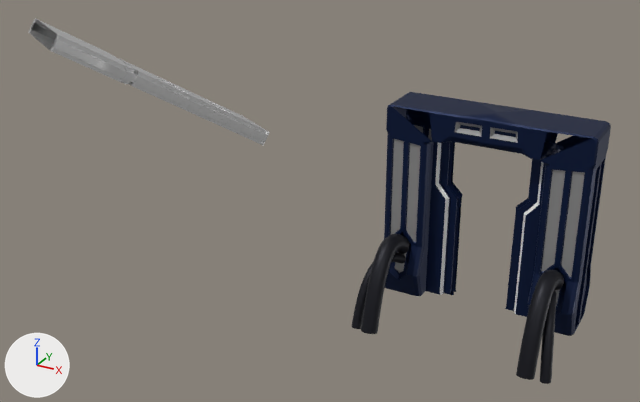
An edit to the FBX model Assets/Models/Rooms/sliding_door.fbx, drawn before and after from the same camera.
Both versions are drawn from a 50 mm camera at (4.18, -13.59, 8.05) aimed at (-1.55, -3.17, 2.84). The lights are fixed; the arrows at lower left show +X, +Y and +Z. Where no turn or scale is listed for an object, it has been applied to the vertices. Vertices at the same position are counted once.
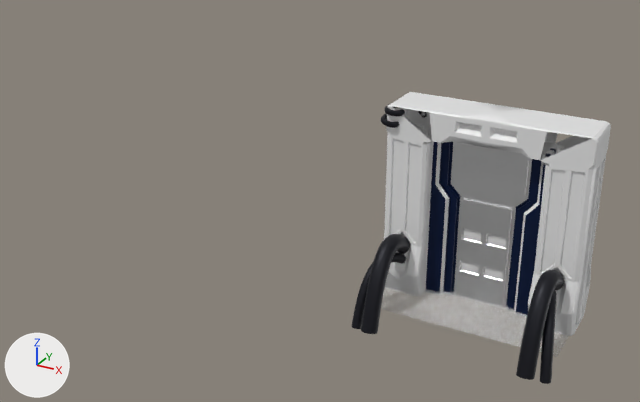
Where the change shows, as pixel boxes [x1, y1, x2, y2] in the pictures (640 x 402 px):
```json
{"object": "Plane.002", "change": "moved, turned", "before": [119, 58, 270, 145], "after": [451, 142, 532, 309]}
{"object": "Plane.003", "change": "added", "after": [381, 287, 568, 357]}
{"object": "Plane.001", "change": "deleted", "before": [29, 18, 137, 84]}
{"object": "NurbsPath.005", "change": "added", "after": [381, 111, 427, 128]}
{"object": "NurbsPath.004", "change": "added", "after": [384, 103, 405, 116]}
{"part": 1, "of": "me_cube_001", "change": "recoloured", "before": [384, 92, 611, 336], "after": [384, 92, 611, 336], "on screen": "blue to grey"}
{"part": 2, "of": "me_cube_001", "change": "recoloured", "before": [390, 122, 585, 306], "after": [390, 122, 585, 306]}
```

Scene script edits in JSON lines:
```json
{"op": "add", "block": "mat_material_011", "code": ["mat_material_011 = principled_material('Material.011')", "mat_material_011.base_color = (0.8, 0.8, 0.8)  # white #e7e7e7", "mat_material_011.metallic = 0.615"]}
{"block": "me_cube_001", "where": "me_cube_001.from_pydata(...)  # 602 vertices, 566 faces; spans x -3.14..0.39, y -0.64..0.64, z -0.45..3.06"}
{"block": "me_cube_001", "where": "# used by ob_cube; location = (1.37, 0.0, 0.47)"}
{"block": "me_cube_001", "change": "me_cube_001 part 1: all 534 faces that had it switch from mat_gatemain (dark blue #001941) to mat_material_001 (white #e7e7e7)"}
{"block": "me_cube_001", "change": "me_cube_001 part 2: all 32 faces that had it switch from mat_gatebox (grey #9b9b9b) to mat_material_001 (white #e7e7e7)"}
{"op": "add", "block": "me_nurbspath_003", "code": ["me_nurbspath_003 = bpy.data.meshes.new('NurbsPath.003')", "me_nurbspath_003.from_pydata(...)  # 1152 vertices, 1140 faces; spans x 0.513..1.049, y -0.284..0.779, z -0.286..-0.093", "me_nurbspath_003.materials.append(mat_provoda)  # black #202128"]}
{"op": "add", "block": "me_plane_031", "code": ["me_plane_031 = bpy.data.meshes.new('Plane.031')", "me_plane_031.from_pydata(...)  # 46818 vertices, 61952 faces; spans x -1.7..1.7, y -0.84..0.84, z 0.0", "me_plane_031.materials.append(mat_material_011)  # white #e7e7e7"]}
{"op": "add", "block": "me_nurbspath_001", "code": ["me_nurbspath_001 = bpy.data.meshes.new('NurbsPath.001')", "me_nurbspath_001.from_pydata(...)  # 1296 vertices, 1284 faces; spans x 0.516..1.041, y -0.258..0.796, z -0.228..-0.026", "me_nurbspath_001.materials.append(mat_provoda)  # black #202128"]}
{"op": "remove", "block": "ob_plane_001", "code": ["ob_plane_001 = bpy.data.objects.new('Plane.001', me_plane_005)", "ob_plane_001.location = (-2.51, -4.84, 4.66)"]}
{"op": "set", "path": "ob_plane_002.location", "old": "(-2.53, -4.86, 4.68)", "new": "(0.0, 0.0, 1.02)"}
{"op": "set", "path": "ob_plane_002.rotation_euler", "old": "(2.594, -0.0546, -0.599)", "new": "(1.571, 0.0, 0.0)", "note": "degrees (149, -3.1, -34) -> degrees (90, 0, 0)"}
{"op": "add", "block": "ob_nurbspath_005", "code": ["ob_nurbspath_005 = bpy.data.objects.new('NurbsPath.005', me_nurbspath_003)", "ob_nurbspath_005.location = (-2.41, -0.27, 3.39)"]}
{"op": "add", "block": "ob_plane_003", "code": ["ob_plane_003 = bpy.data.objects.new('Plane.003', me_plane_031)", "ob_plane_003.location = (0.01, -0.38, 0.06)"]}
{"op": "add", "block": "ob_nurbspath_004", "code": ["ob_nurbspath_004 = bpy.data.objects.new('NurbsPath.004', me_nurbspath_001)", "ob_nurbspath_004.location = (-2.37, -0.28, 3.5)"]}
```
